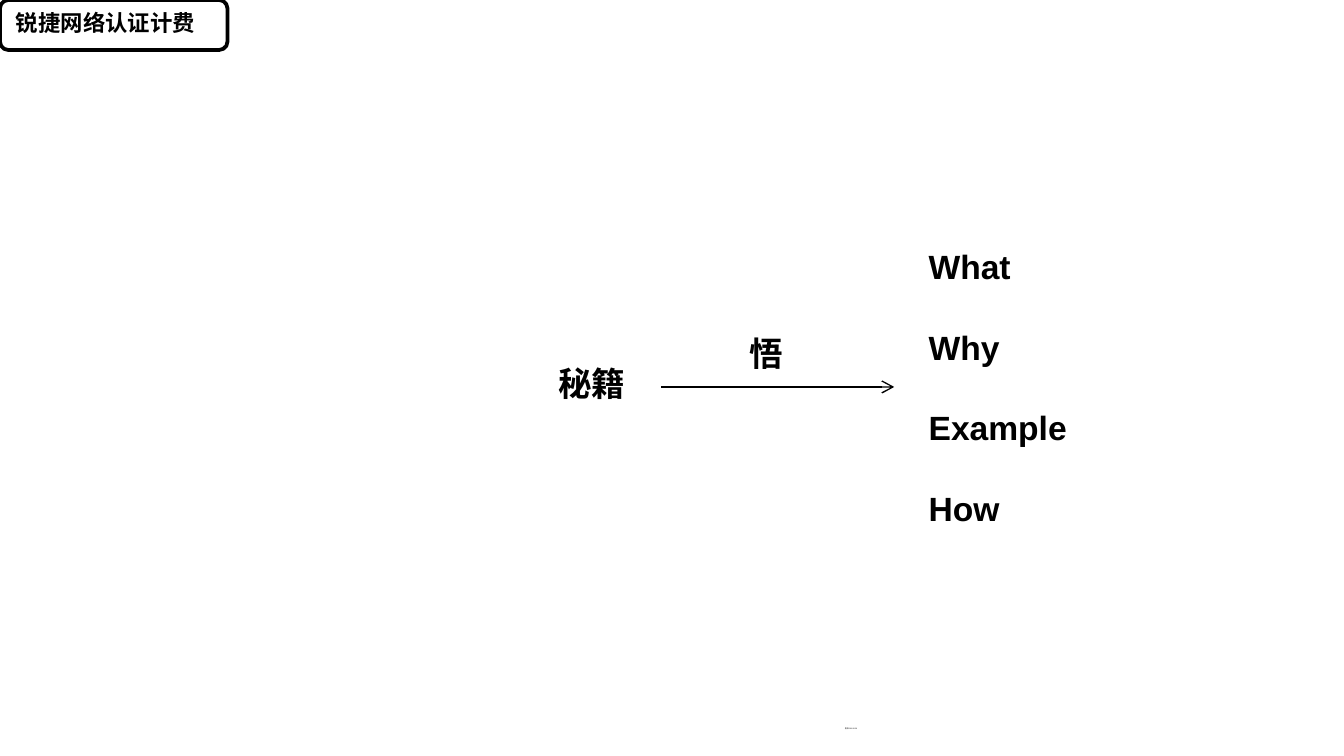
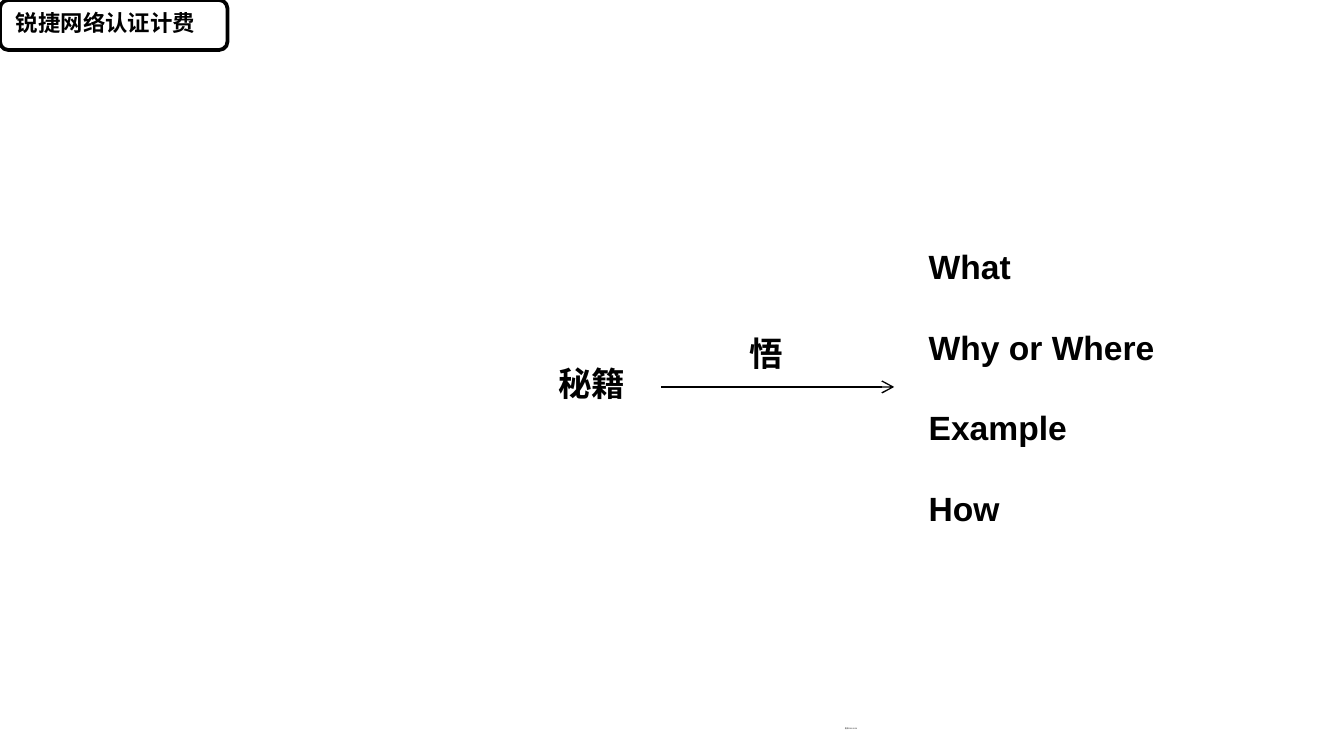
Before and after one commit to jameswang1207/Blogs, a slide deck: slide 3 of refactoring-code/代码重构——《易筋经》.pptx. Drawn at 1344x756 pixels with LibreOffice and Linux fonts; fonts in the diff are those of the drawing; background and template pictures are left out. Boxes give left, top, right and bottom in pixels: in the first picture for what was removed or moved away, otherwise in the second. Text is boxed around its words. In the diff, an @@ line names an element or a change of style, - is before the commit and + after.

Commit message:
add .

```diff
--- a/refactoring-code/代码重构——《易筋经》.pptx
+++ b/refactoring-code/代码重构——《易筋经》.pptx
@@ text at (929, 335, 1155, 366): text changed @@
-Why
+Why or Where
```
